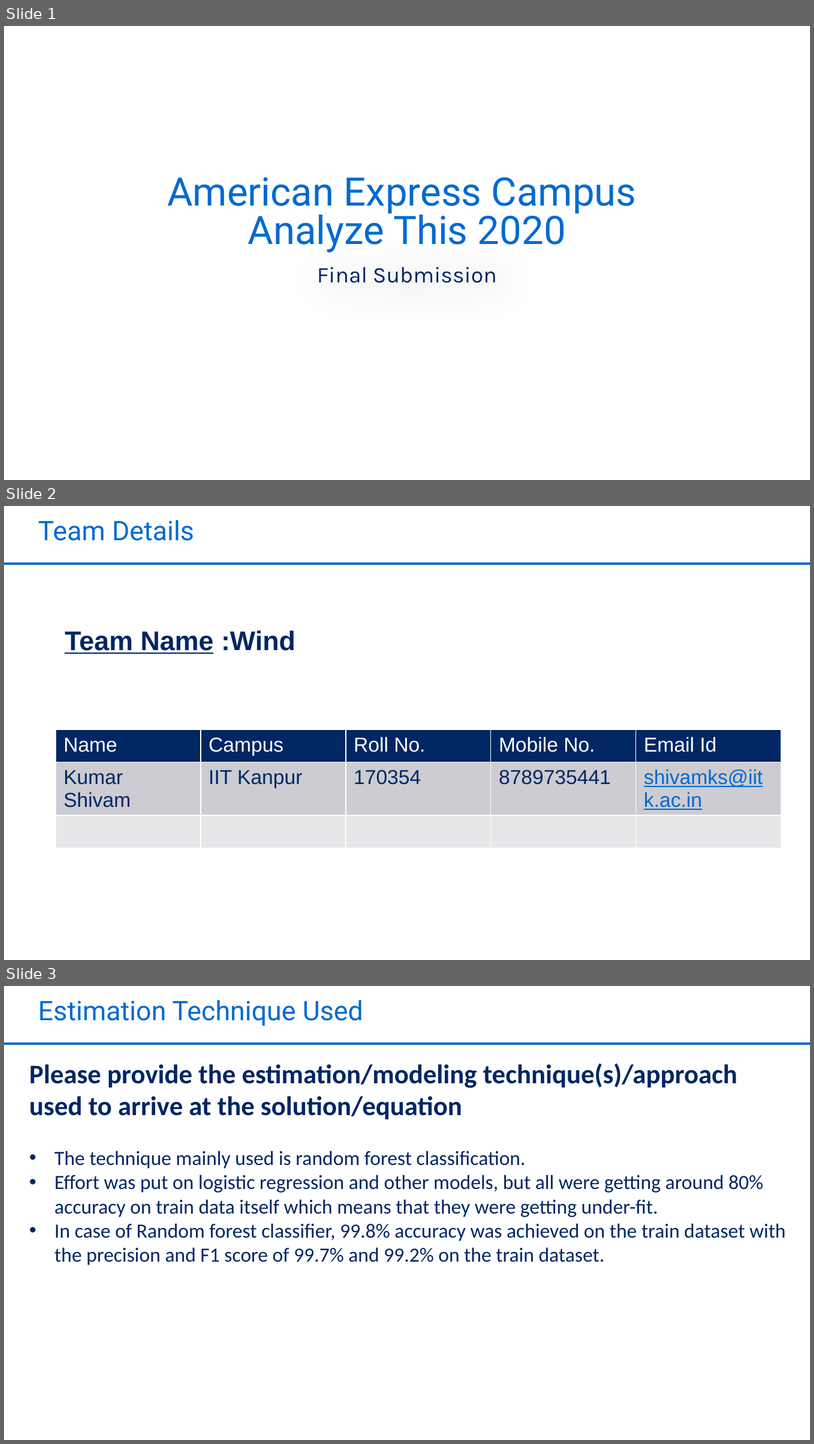
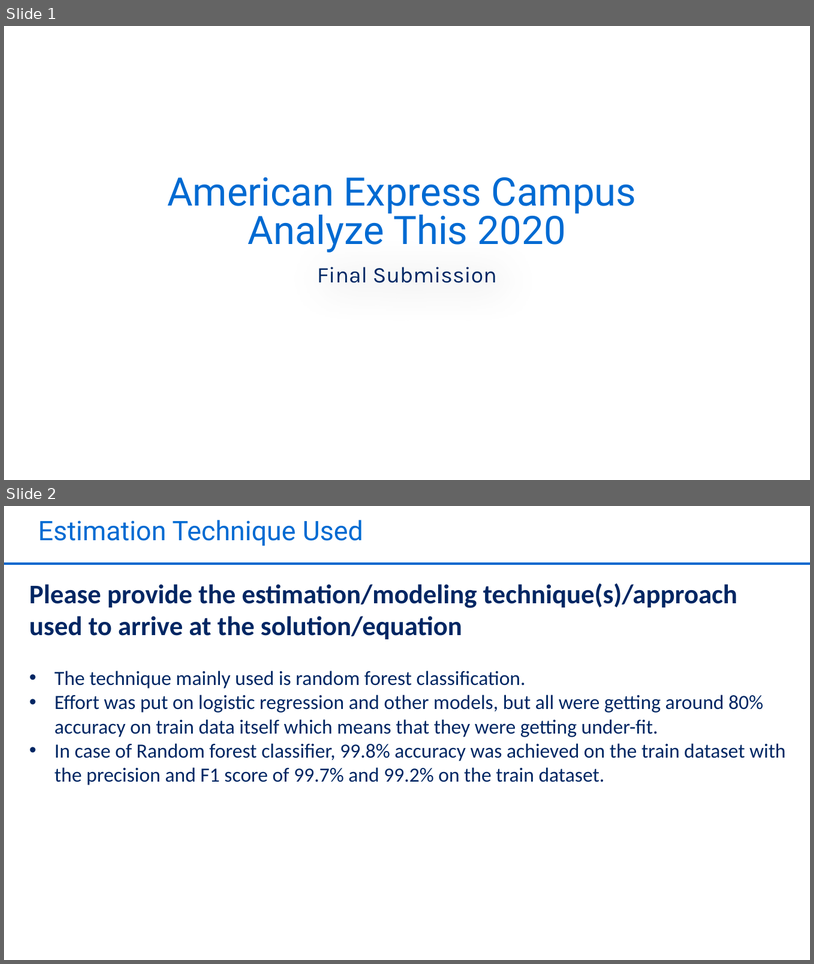
Before and after one commit to iamkumar0512/amex, a slide deck: Wind_IITKanpur.pptx. Shown one above the other, each under a label of ours: slides 1, 2 and 3 before the commit, slides 1 and 2 after it. The pictures are 814x1444 and 814x964 pixels, drawn with LibreOffice and Linux fonts; fonts in the diff are those of the drawing; background and template pictures are left out. Boxes give left, top, right and bottom in pixels: in the first picture for what was removed or moved away, otherwise in the second. Text is boxed around its words. In the diff, an @@ line names an element or a change of style, - is before the commit and + after.

```diff
--- a/Wind_IITKanpur.pptx
+++ b/Wind_IITKanpur.pptx
@@ slide 2 removed at (x1=4, y1=506, x2=810, y2=960), background #FFFFFF @@
@@ title removed at (x1=38, y1=520, x2=194, y2=541) @@
-Team Details
@@ line removed from (4, 564) to (810, 564) @@
@@ text removed at (x1=65, y1=630, x2=296, y2=654) @@
-Team Name :Wind
@@ table removed at (x1=56, y1=729, x2=782, y2=851), 3 rows, 5 columns @@
-Name | Campus | Roll No. | Mobile No. | Email Id
-Kumar Shivam | IIT Kanpur | 170354 | 8789735441 | shivamks@iitk.ac.in
- |  |  |  | 
@@ what was slide 3 is now slide 2 @@
```
